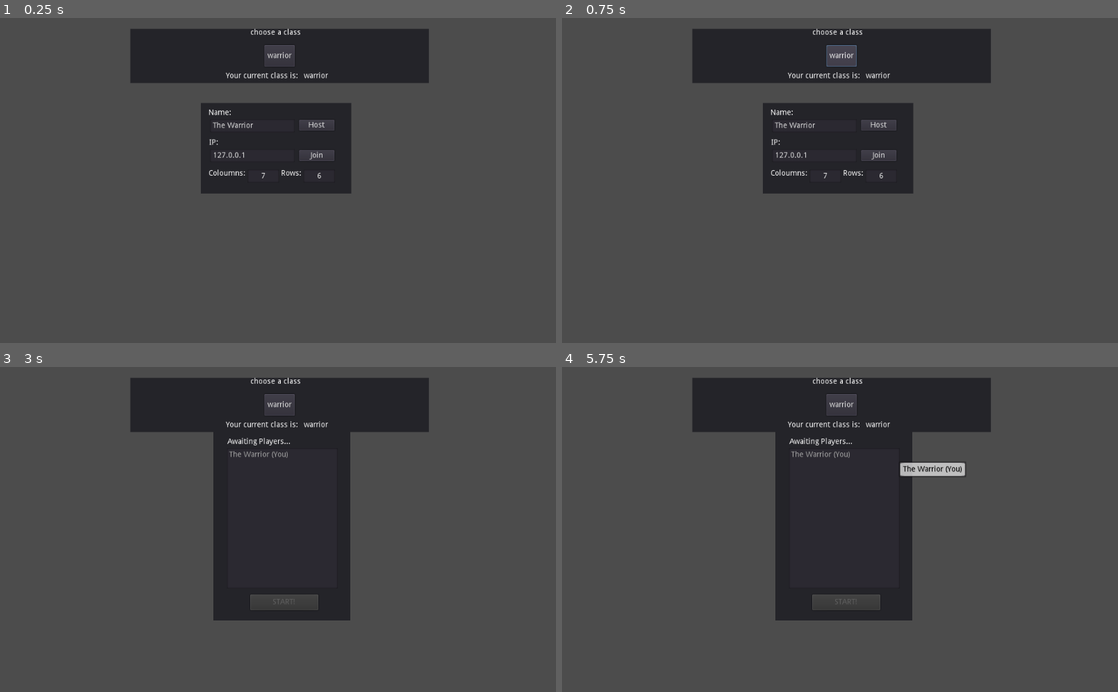
Above: before the commit, frames 1-4 (two rows, left to right).
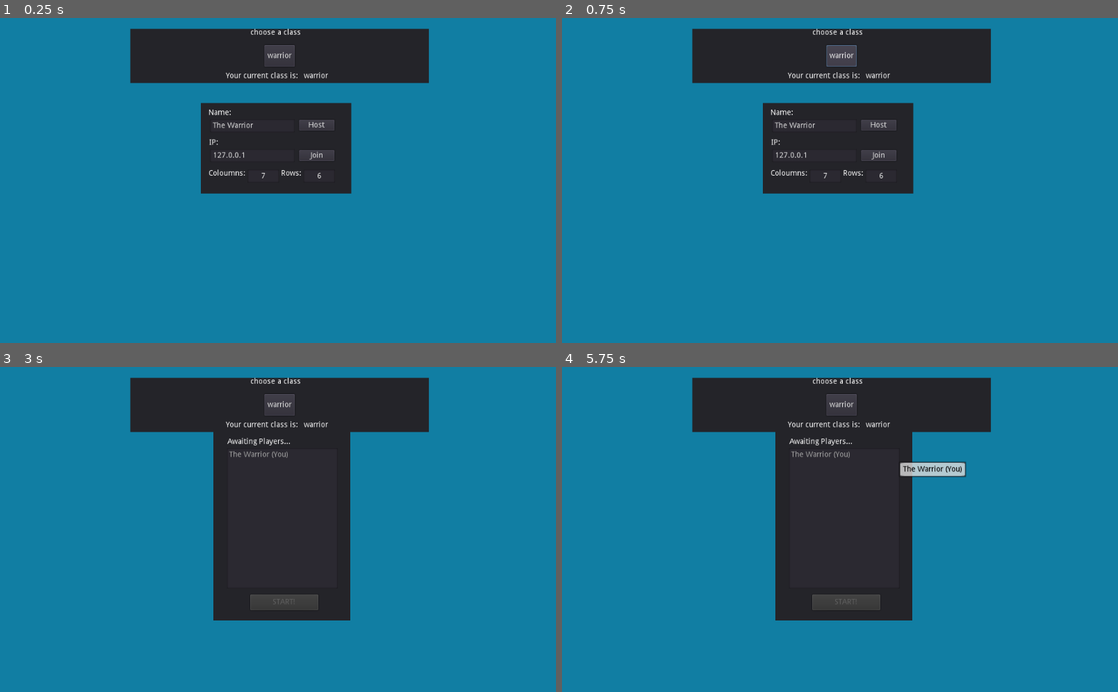
Above: after the commit, the same moments.

Repository: kybek/disconnect
Game: Godot game, scene res://src/lobby.tscn
Two runs of this game, one before a commit and one after it. Both use one fixed random seed, a clock stepped at 60 frames per second and the inputs below. The engine's default icon, where the game draws it, is replaced by a stand-in: a white triangle on a blue panel in a dark square.
Inputs (mouse positions are in pixels of both pictures, inside the frame that each line leads up to):
- Up to frame 1 (0.25 s): no input
- Up to frame 2 (0.75 s): click "warrior" at 0.5 s
- Up to frame 3 (3 s): click "warrior" at 1.25 s; click "warrior" at 2 s; click "Host" at 2.75 s
- Up to frame 4 (5.75 s): tap Enter at 3.5, 5 s; move the mouse to (962, 513) at 3.52 s; tap Space (ui_select) at 3.77, 4.25, 4.52 s; move the mouse to (728, 545) at 4.27 s; move the mouse to (895, 458) at 5.02 s

The runs differ from the first frame. In frame 1, 84% of the frame differs, in the area x 0-100%, y 0-100%; in frame 2, 84%; in frame 3, 77%; in frame 4, 76%.

Commit message:
Added camera for smart resizing, fixed current player (must check)

Diff:
--- a/project.godot
+++ b/project.godot
@@ -17,7 +17,8 @@
 
 config/name="Disconnect"
 run/main_scene="res://src/lobby.tscn"
-config/icon="res://icon.png"
+boot_splash/bg_color=Color( 0.054902, 0.6, 0.235294, 1 )
+config/icon="res://assets/grass_tile.png"
 
 [autoload]
 
@@ -25,4 +26,5 @@
 
 [rendering]
 
+environment/default_clear_color=Color( 0.0705882, 0.498039, 0.643137, 1 )
 environment/default_environment="res://default_env.tres"
--- a/src/board.gd
+++ b/src/board.gd
@@ -122,6 +122,9 @@
 
 	get_node("../background").rect_size = Vector2(cols * 64.0, rows * 64.0)
 	get_node("../background/highlight").rect_size = Vector2(64.0, rows * 64.0)
+	get_node("../Camera2D").position = Vector2(cols * 64.0 / 2, rows * 64.0 / 2)
+	get_node("../score").rect_position = Vector2(cols * 64.0 / 2 - 512, rows * 64.0 / 2 - 300)
+	get_node("../score").update_current_player()
 
 
 func _ready():
--- a/src/gamestate.gd
+++ b/src/gamestate.gd
@@ -14,7 +14,7 @@
 # Names for remote players in id:name format
 var players := {}
 
-var myIds := {}
+var player_names := {}
 
 remote var current_turn := 0
 
@@ -68,6 +68,9 @@
 	emit_signal("player_list_changed")
 
 remote func pre_start_game(spawn_points : Dictionary, rows : int, cols : int):
+	player_names = players
+	player_names[get_tree().get_network_unique_id()] = player_name
+
 	# Change scene
 	var world = load("res://src/world.tscn").instance()
 	get_tree().get_root().add_child(world)
@@ -176,6 +179,7 @@
 
 func update_turn():
 	rset("current_turn", current_turn)
+	get_tree().get_root().get_node("world/score").update_current_player()
 
 func _next_turn():
 	assert(player_count > 0)
--- a/src/score.gd
+++ b/src/score.gd
@@ -2,8 +2,7 @@
 
 var player_labels = {}
 
-func _process(_delta):
-	pass
+#func _process(_delta):
 #	var rocks_left = 0 # get_node("../rocks").get_child_count()
 #	if rocks_left == 0:
 #		var winner_name = ""
@@ -44,7 +43,8 @@
 
 	current_turn += 1
 
-	for pl in gamestate.players:
+	for pl in gamestate.player_names.values():
+		print(current_turn, pl)
 		if current_turn <= 0:
 			break
 
@@ -52,6 +52,7 @@
 		current_turn -= 1
 
 	get_node("current_player").set_text("Current Player\n" + current_player)
+
 
 func _ready():
 #	get_node("../winner").hide()
--- a/src/world.tscn
+++ b/src/world.tscn
@@ -57,4 +57,7 @@
 [node name="current_turn" type="Label" parent="score"]
 margin_top = 13.0
 margin_bottom = 27.0
+
+[node name="Camera2D" type="Camera2D" parent="."]
+current = true
 [connection signal="increase_score" from="board" to="score" method="_on_board_increase_score"]
